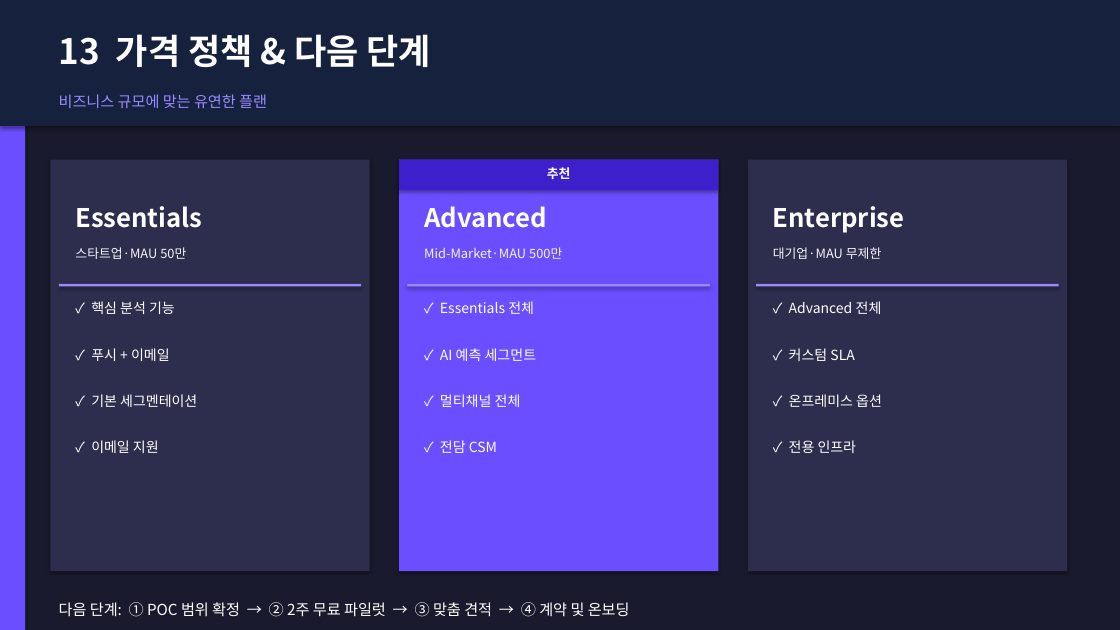
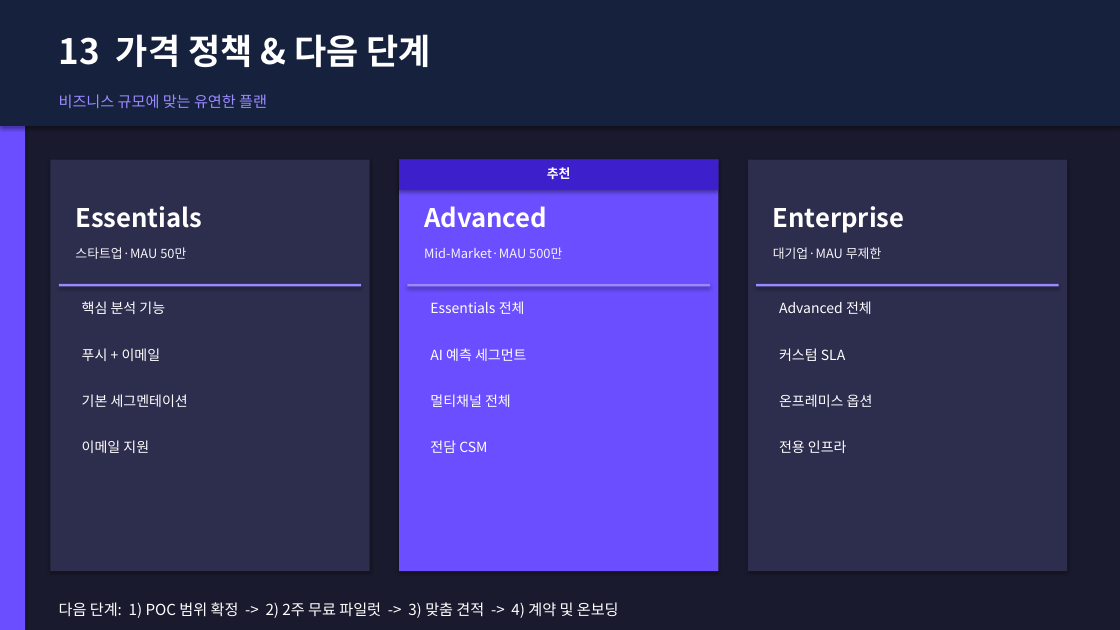
Before and after one commit to redskio/pepper, a slide deck: slide 15 of output/clevertap_proposal_kr_v5.pptx. Drawn at 1120x630 pixels with LibreOffice and Linux fonts; fonts in the diff are those of the drawing. Boxes give left, top, right and bottom in pixels: in the first picture for what was removed or moved away, otherwise in the second. Text is boxed around its words. In the diff, an @@ line names an element or a change of style, - is before the commit and + after.

```diff
--- a/output/clevertap_proposal_kr_v5.pptx
+++ b/output/clevertap_proposal_kr_v5.pptx
@@ text at (82, 301, 165, 314): text changed @@
-✓ 핵심 분석 기능
+핵심 분석 기능
@@ text at (430, 301, 525, 314): text changed @@
-✓ Essentials 전체
+Essentials 전체
@@ text at (779, 301, 872, 314): text changed @@
-✓ Advanced 전체
+Advanced 전체
@@ text at (82, 348, 161, 361): text changed @@
-✓ 푸시 + 이메일
+푸시 + 이메일
@@ text at (430, 348, 527, 361): text changed @@
-✓ AI 예측 세그먼트
+AI 예측 세그먼트
@@ text at (779, 348, 845, 361): text changed @@
-✓ 커스텀 SLA
+커스텀 SLA
@@ text at (82, 394, 188, 407): text changed @@
-✓ 기본 세그멘테이션
+기본 세그멘테이션
@@ text at (430, 394, 511, 407): text changed @@
-✓ 멀티채널 전체
+멀티채널 전체
@@ text at (779, 394, 873, 407): text changed @@
-✓ 온프레미스 옵션
+온프레미스 옵션
@@ text at (82, 440, 149, 453): text changed @@
-✓ 이메일 지원
+이메일 지원
@@ text at (430, 440, 487, 453): text changed @@
-✓ 전담 CSM
+전담 CSM
@@ text at (779, 440, 847, 453): text changed @@
-✓ 전용 인프라
+전용 인프라
@@ text at (59, 602, 619, 618): text changed @@
-다음 단계: ① POC 범위 확정 → ② 2주 무료 파일럿 → ③ 맞춤 견적 → ④ 계약 및 온보딩
+다음 단계: 1) POC 범위 확정 -> 2) 2주 무료 파일럿 -> 3) 맞춤 견적 -> 4) 계약 및 온보딩
```
Also in this commit, not shown: 8 other slides changed, 2 other files.
